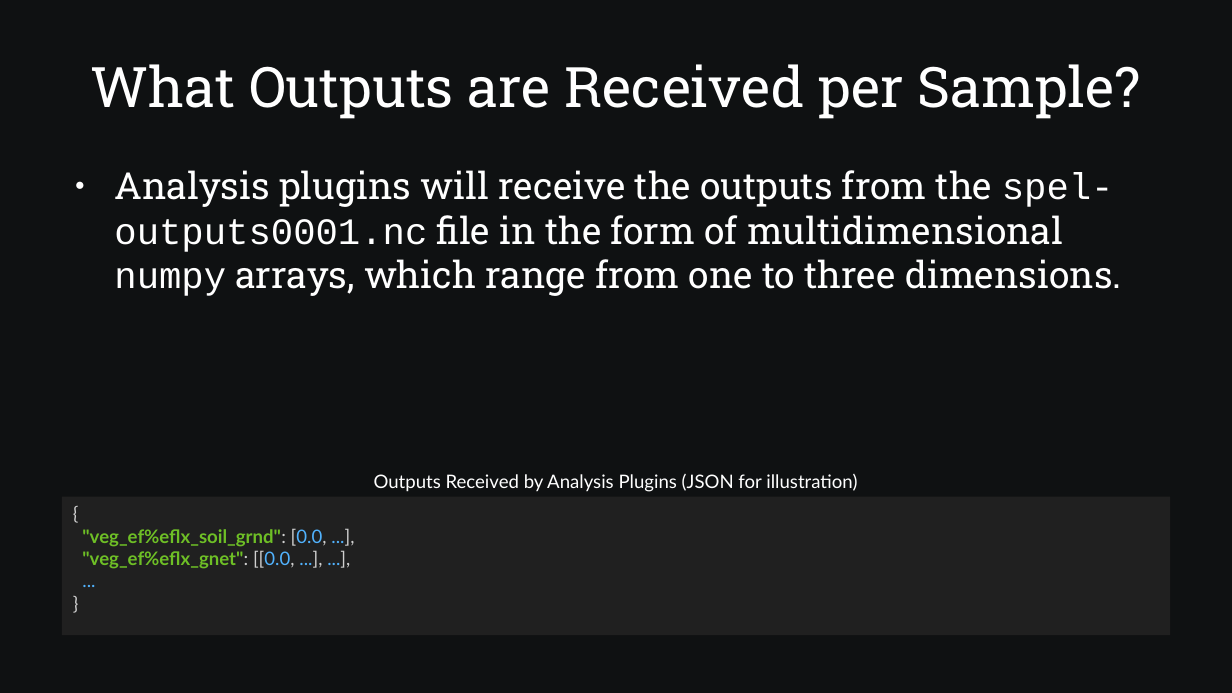
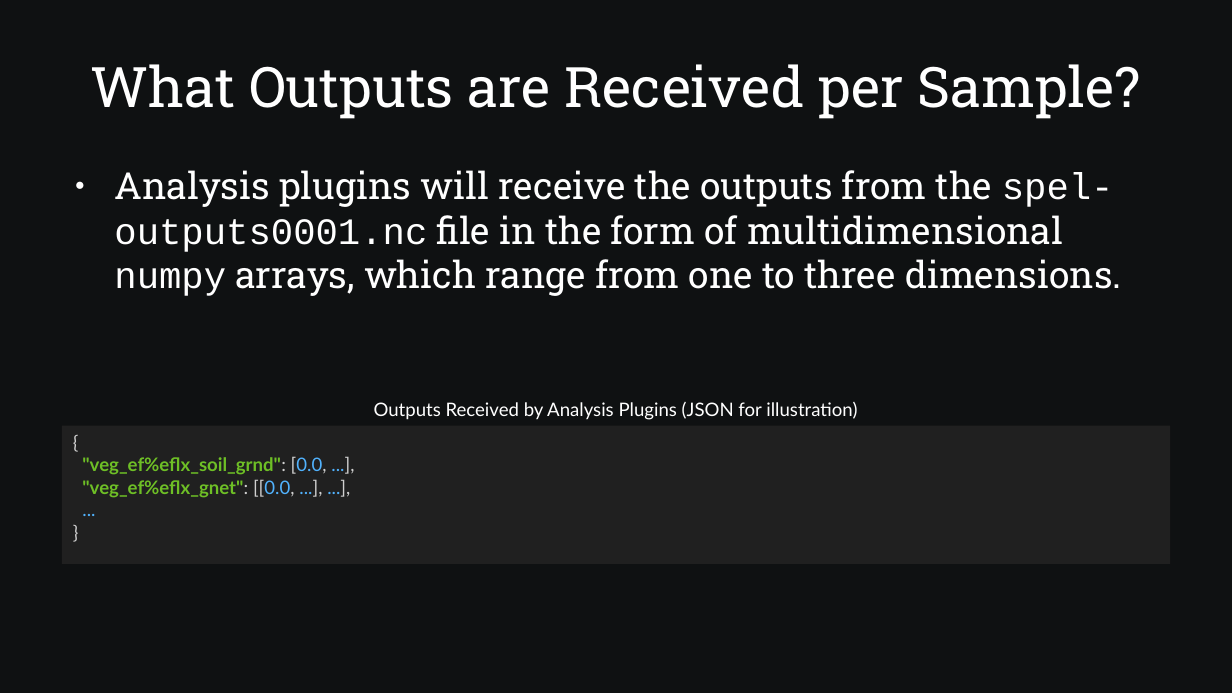
Before and after one commit to SamAllen06/lake_temp_work, a slide deck: slide 13 of documentation/for_collaborators/TestingSoftwareOverview.odp (slide 17 before the commit). Drawn at 1232x693 pixels with LibreOffice and Linux fonts; fonts in the diff are those of the drawing. Boxes give left, top, right and bottom in pixels: in the first picture for what was removed or moved away, otherwise in the second. Text is boxed around its words. In the diff, an @@ line names an element or a change of style, - is before the commit and + after.

Commit message:
Update Input, Output, and Constants table and Reorganize Sampling/Analysis plugin slides

```diff
--- a/documentation/for_collaborators/TestingSoftwareOverview.odp
+++ b/documentation/for_collaborators/TestingSoftwareOverview.odp
@@ text "Outputs Received by Analysis Plugins ...": place and size @@
-text "Outputs Received by Analysis Plugins ..." at <box>374,474,857,492</box>
+text "Outputs Received by Analysis Plugins ..." at <box>374,402,857,420</box>
@@ rectangle "{": place and size @@
-rectangle "{" at <box>61,497,1171,636</box>
+rectangle "{" at <box>61,426,1171,565</box>
```
Also in this commit, not shown: 11 other slides changed, 1 slide added, 6 slides removed, 2 other files.
